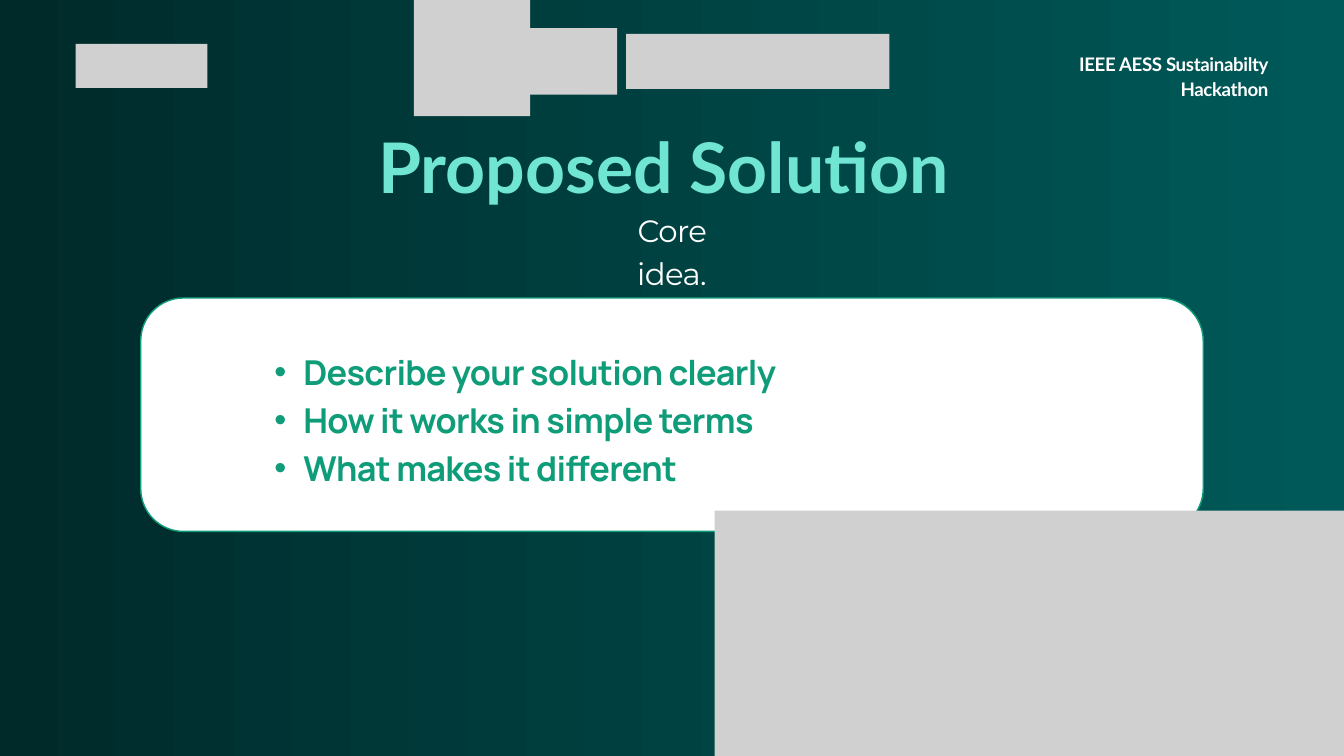
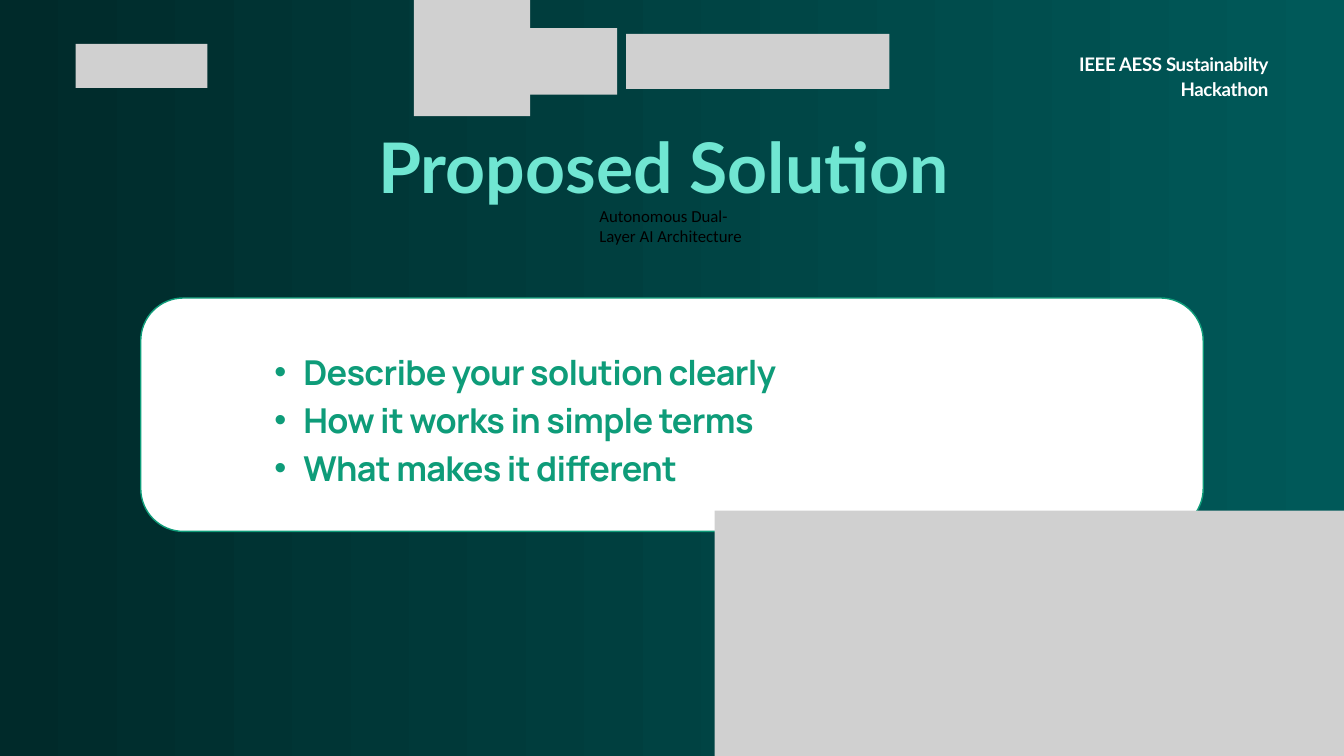
Before and after one commit to KaramQ6/debris-removal-planner, a slide deck: slide 3 of docs/ta5abes_DebrisPlanner_Phase1_Presentation.pptx. Drawn at 1344x756 pixels with LibreOffice and Linux fonts; fonts in the diff are those of the drawing; grey boxes stand for pictures; background and template pictures are left out. Boxes give left, top, right and bottom in pixels: in the first picture for what was removed or moved away, otherwise in the second. Text is boxed around its words. In the diff, an @@ line names an element or a change of style, - is before the commit and + after.

```diff
--- a/docs/ta5abes_DebrisPlanner_Phase1_Presentation.pptx
+++ b/docs/ta5abes_DebrisPlanner_Phase1_Presentation.pptx
@@ text at [599, 210, 741, 245]: text changed; size 33 to 18 pt; font Montserrat to Calibri; text colour #FFFFFF to #000000 @@
-Core idea.
+Autonomous Dual-Layer AI Architecture
```
Also in this commit, not shown: 1 other slide changed, 1 other file.
